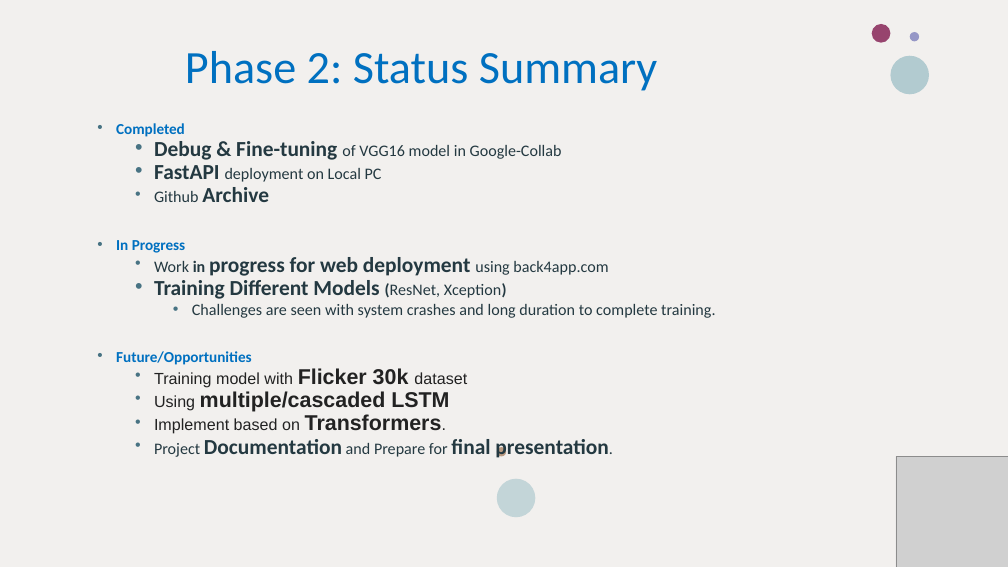
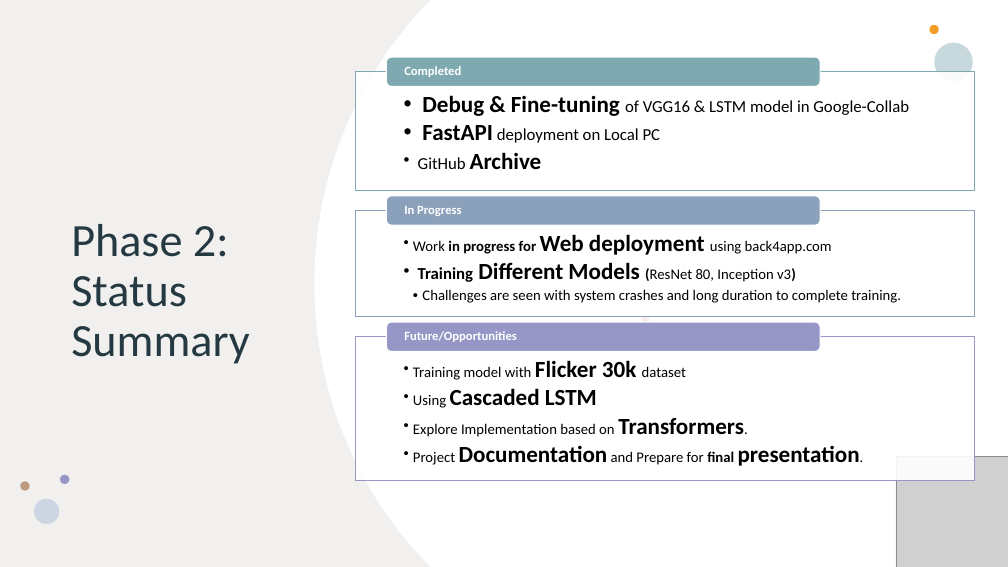
Before and after one commit to B20G15/b20g15_automatic_image_captioning, a slide deck: slide 2 of Docs/AutomaticImageCaptioning_Phase_2_Review_Grp15_B20_12Aug2023.pptx. Drawn at 1008x567 pixels with LibreOffice and Linux fonts; fonts in the diff are those of the drawing; grey boxes stand for pictures. Boxes give left, top, right and bottom in pixels: in the first picture for what was removed or moved away, otherwise in the second. Text is boxed around its words. In the diff, an @@ line names an element or a change of style, - is before the commit and + after.

Commit message:
Uploading the slides with better presention format

```diff
--- a/Docs/AutomaticImageCaptioning_Phase_2_Review_Grp15_B20_12Aug2023.pptx
+++ b/Docs/AutomaticImageCaptioning_Phase_2_Review_Grp15_B20_12Aug2023.pptx
@@ freeform shape added at box(315, 0, 1008, 567), fill #FFFFFF @@
@@ ellipse removed at box(872, 24, 891, 43) @@
@@ ellipse: place and size @@
-ellipse at box(910, 32, 919, 41)
+ellipse at box(929, 25, 938, 34)
@@ ellipse at box(929, 25, 938, 34): fill #9697C6 to #F39E29 @@
@@ ellipse: place and size @@
-ellipse at box(891, 56, 929, 95)
+ellipse at box(935, 42, 973, 81)
@@ ellipse at box(935, 42, 973, 81): fill #B2CBD0 to #B2CBD0 at 72% opacity @@
@@ title "Phase 2: Status Summary": place and size @@
-title "Phase 2: Status Summary" at box(185, 51, 657, 91)
+title "Phase 2: Status Summary" at box(71, 224, 249, 364)
@@ title "Phase 2: Status Summary" at box(71, 224, 249, 364): text colour #0070C0 to #243941; vertical alignment bottom to middle @@
@@ text removed at box(116, 123, 715, 458) @@
-• Completed
-  • Debug & Fine-tuning of VGG16 model in Google-Collab
-  • FastAPI deployment on Local PC
-  • Github Archive
-• In Progress
-  • Work in progress for web deployment using back4app.com
-  • Training Different Models (ResNet, Xception)
-    • Challenges are seen with system crashes and long duration to complete training.
-• Future/Opportunities
-  • Training model with Flicker 30k dataset
-  • Using multiple/cascaded LSTM
-  • Implement based on Transformers.
-  • Project Documentation and Prepare for final presentation.
@@ ellipse added at box(642, 315, 650, 322), fill #E3BEBE at 28% opacity @@
@@ group added at box(355, 57, 975, 480): 6 texts, 3 rectangles, 3 rounded rectangles @@
+  • Debug & Fine-tuning of VGG16 & LSTM model in Google-Collab
+  • FastAPI deployment on Local PC
+  • GitHub Archive
+Completed
+  • Work in progress for Web deployment using back4app.com
+  • Training Different Models (ResNet 80, Inception v3)
+    • Challenges are seen with system crashes and long duration to complete training.
+In Progress
+  • Training model with Flicker 30k dataset
+  • Using Cascaded LSTM
+  • Explore Implementation based on Transformers.
+  • Project Documentation and Prepare for final presentation.
+Future/Opportunities
@@ ellipse added at box(60, 475, 69, 484), fill #9697C6 @@
@@ ellipse removed at box(497, 479, 535, 517) @@
@@ ellipse: place and size @@
-ellipse at box(497, 447, 506, 456)
+ellipse at box(20, 482, 29, 491)
@@ ellipse added at box(34, 499, 59, 524), fill #CCD6E3 @@
```
Also in this commit, not shown: 6 other slides changed.
